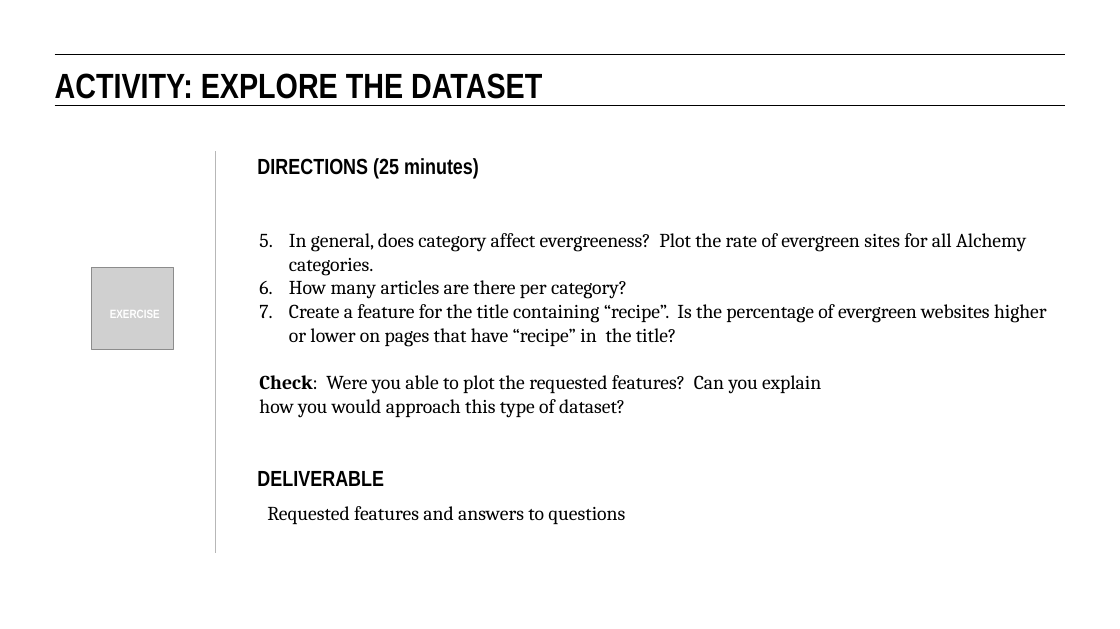
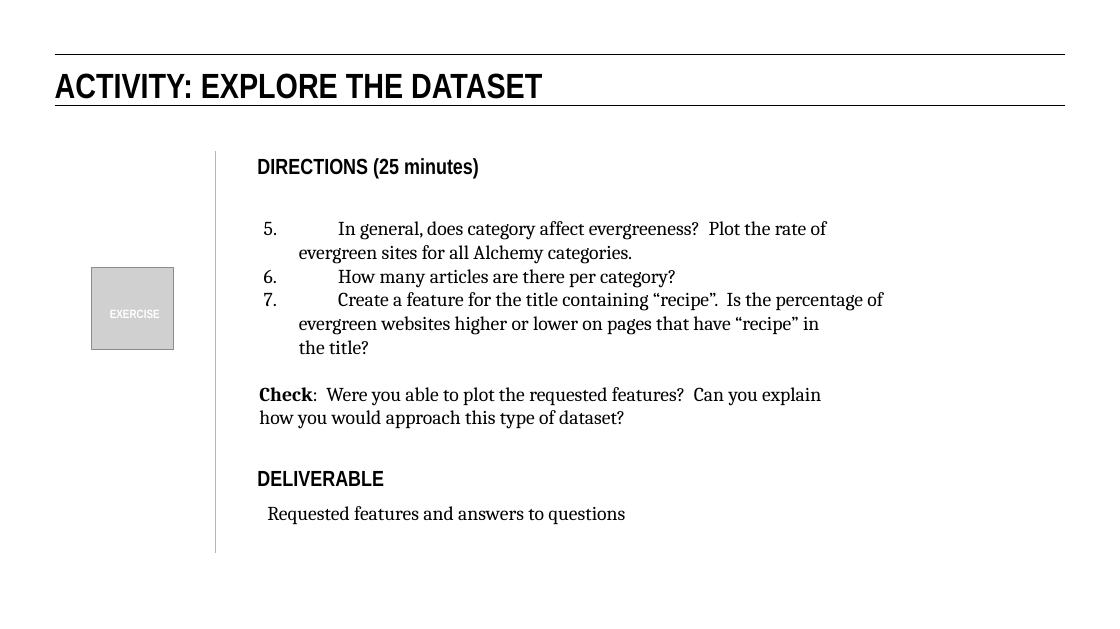
Before and after one commit to eflautt/ga-data-science, a slide deck: slide 14 of lessons/lesson-12/12-decision-trees-and-random-forests.pptx. Drawn at 1120x629 pixels with LibreOffice and Linux fonts; fonts in the diff are those of the drawing; grey boxes stand for pictures. Boxes give left, top, right and bottom in pixels: in the first picture for what was removed or moved away, otherwise in the second. Text is boxed around its words. In the diff, an @@ line names an element or a change of style, - is before the commit and + after.

```diff
--- a/lessons/lesson-12/12-decision-trees-and-random-forests.pptx
+++ b/lessons/lesson-12/12-decision-trees-and-random-forests.pptx
@@ text at [264,221,883,355]: text changed @@
-5. In general, does category affect evergreeness? Plot the rate of evergreen sites for all Alchemy categories.
-6. How many articles are there per category?
-7. Create a feature for the title containing “recipe”. Is the percentage of evergreen websites higher or lower on pages that have “recipe” in the title?
+5. In general, does category affect evergreeness? Plot the rate of
+evergreen sites for all Alchemy categories.
+6. How many articles are there per category?
+7. Create a feature for the title containing “recipe”. Is the percentage of
+evergreen websites higher or lower on pages that have “recipe” in
+the title?
```
Also in this commit, not shown: 11 other slides changed, 5 slides added.
